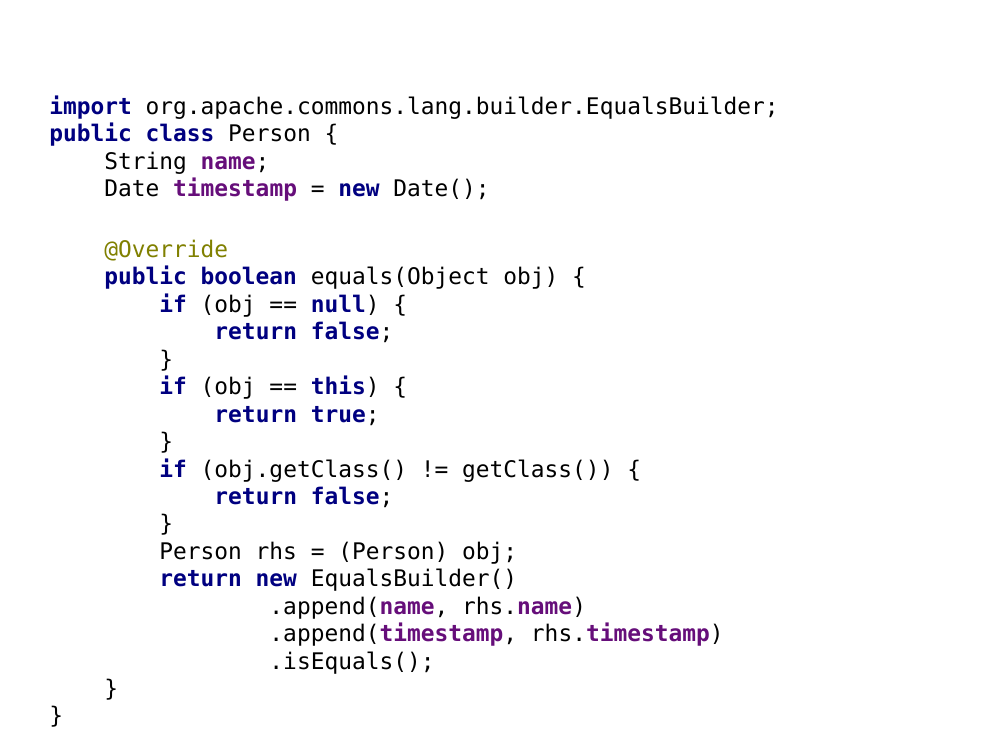
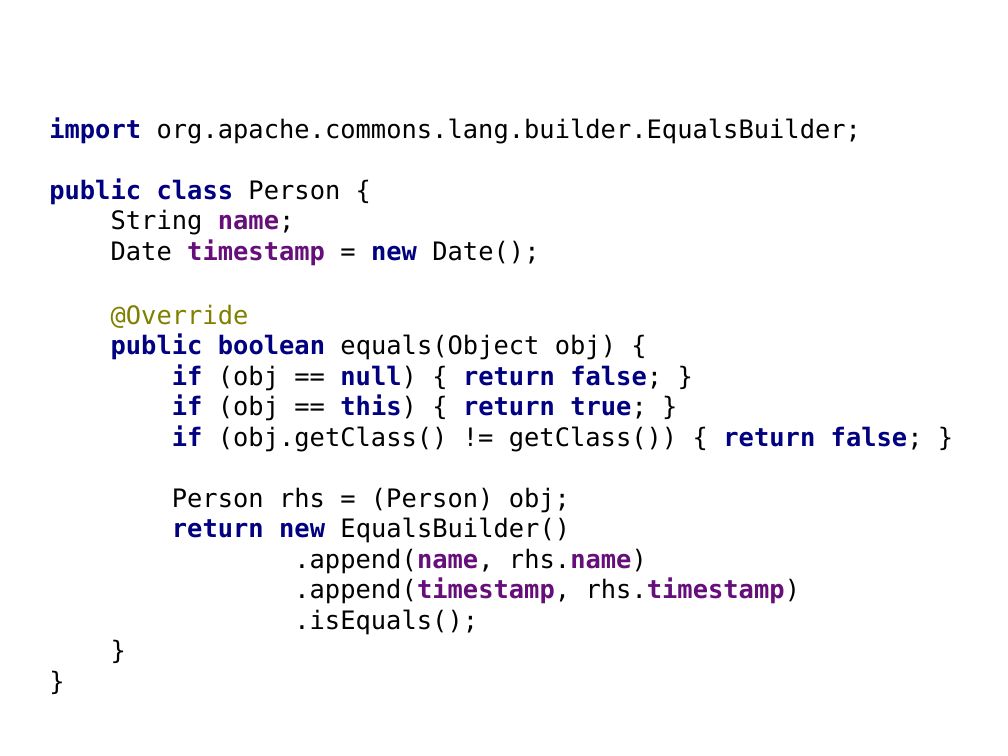
Before and after one commit to HamletDRC/presentations, a slide deck: slide 28 of javaboilerplatebusters/BoilerPlateBusters_Confess.odp (slide 27 before the commit). Drawn at 1008x756 pixels with LibreOffice and Linux fonts; fonts in the diff are those of the drawing; background and template pictures are left out. Boxes give left, top, right and bottom in pixels: in the first picture for what was removed or moved away, otherwise in the second. Text is boxed around its words. In the diff, an @@ line names an element or a change of style, - is before the commit and + after.

```diff
--- a/javaboilerplatebusters/BoilerPlateBusters_Confess.odp
+++ b/javaboilerplatebusters/BoilerPlateBusters_Confess.odp
@@ subtitle at [49, 118, 861, 635]: size 18 to 20 pt in "import org.apache.commons.lang.builder.EqualsBuilder;", "public class Person {", "String name;", "Date timestamp = new Date();" and 9 more places @@
@@ subtitle "import org.apache.commons.lang.builder.EqualsBuilder;": place and size @@
-subtitle "import org.apache.commons.lang.builder.EqualsBuilder;" at [49, 95, 779, 674]
+subtitle "import org.apache.commons.lang.builder.EqualsBuilder;" at [49, 118, 923, 635]
@@ subtitle at [172, 365, 923, 452]: text changed; size 18 to 20 pt @@
-if (obj == null) {
-return false;
-}
-if (obj == this) {
-return true;
-}
-if (obj.getClass() != getClass()) {
-return false;
-}
+if (obj == null) { return false; }
+if (obj == this) { return true; }
+if (obj.getClass() != getClass()) { return false; }
```
Also in this commit, not shown: 22 other slides changed, 12 slides added, 21 other files.
